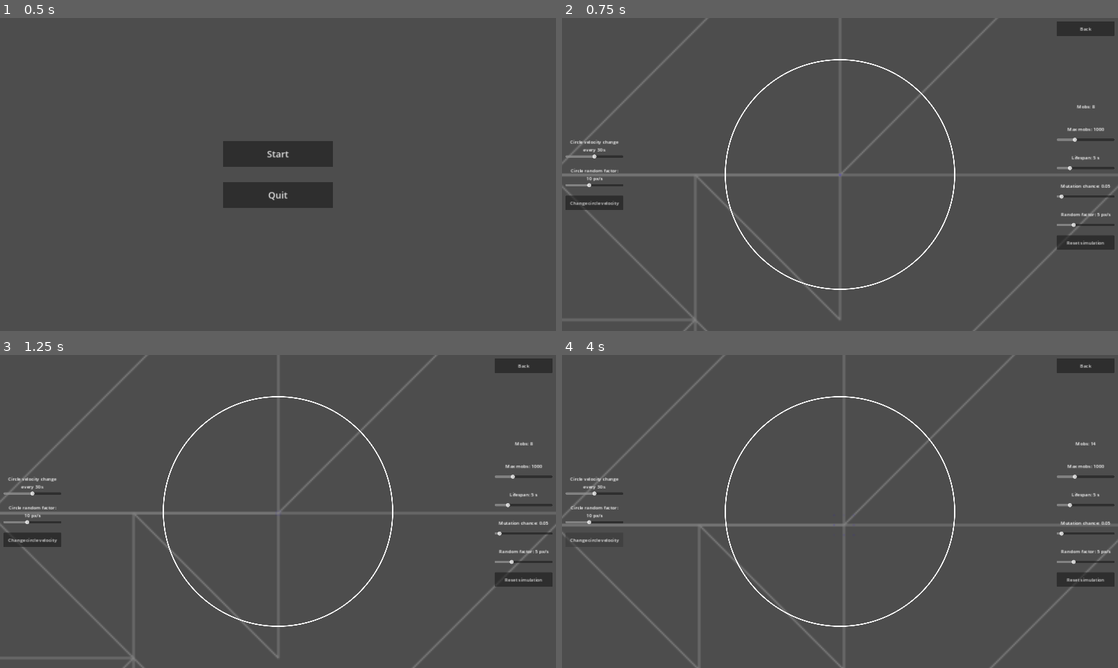
Above: before the commit, frames 1-4 (two rows, left to right).
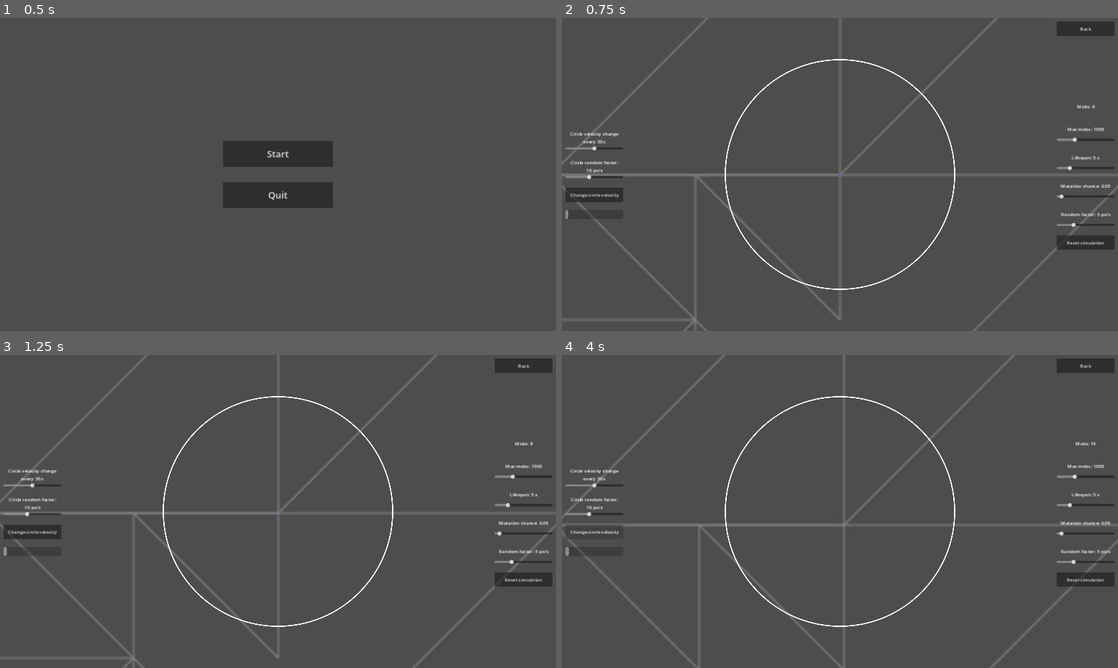
Above: after the commit, the same moments.

Repository: 11ALX11/Natural-selection-demo
Game: Godot game, scene res://scenes/main_scene_node.tscn
Same seed, same stepped clock (60 frames per second), same inputs: the game is played once before the commit and once after it.
Inputs:
- Up to frame 1 (0.5 s): no input
- Up to frame 2 (0.75 s): click "Start" at 0.5 s
- Up to frame 3 (1.25 s): no input
- Up to frame 4 (4 s): click "Change circle velocity" at 1.25 s; click "Change circle velocity" at 2 s; click "Change circle velocity" at 2.75 s

Frame 1 is identical in both runs. In frame 2, 1.1% of the frame differs, in the area x 0-11%, y 36-65%; in frame 3, 1.1%; in frame 4, 0.8%.

Commit message:
working on progress bar

Diff:
--- a/scenes/in_world_ui/in_world_ui.gd
+++ b/scenes/in_world_ui/in_world_ui.gd
@@ -12,6 +12,19 @@
 
 signal circle_velocity_time_change(value: int)
 signal circle_random_factor(value: int)
+
+
+var seconds: float = 0
+var circle_velocity_change_time = 30
+
+
+func _process(delta):
+	if seconds == 0:
+		$LeftControlGroup/MarginContainer4/CircleProgressBar.max_value = circle_velocity_change_time
+
+	if seconds <= circle_velocity_change_time:
+		seconds += delta
+		$LeftControlGroup/MarginContainer4/CircleProgressBar.value = seconds
 
 
 func _on_return_to_menu_button_pressed():
--- a/scenes/in_world_ui/in_world_ui.tscn
+++ b/scenes/in_world_ui/in_world_ui.tscn
@@ -123,6 +123,20 @@
 layout_mode = 2
 focus_mode = 0
 text = "Change circle velocity"
+
+[node name="MarginContainer4" type="MarginContainer" parent="LeftControlGroup"]
+layout_mode = 2
+theme_override_constants/margin_left = 12
+theme_override_constants/margin_top = 12
+theme_override_constants/margin_right = 12
+theme_override_constants/margin_bottom = 12
+
+[node name="CircleProgressBar" type="ProgressBar" parent="LeftControlGroup/MarginContainer4"]
+custom_minimum_size = Vector2(0, 30)
+layout_mode = 2
+max_value = 30.0
+step = 0.1
+show_percentage = false
 
 [node name="RightControlGroup" type="VBoxContainer" parent="."]
 layout_mode = 1
--- a/scenes/main_scene_node.gd
+++ b/scenes/main_scene_node.gd
@@ -15,7 +15,7 @@
 func _ready():
 	$HUD/StartMenu.grab_focus()
 
-	# export vals
+	# Export values
 	$HUD/InWorldUI/RightControlGroup/MarginContainer2/MaxMobsGroup/MaxMobs.text = "Max mobs: " + str(max_mobs)
 	$HUD/InWorldUI/RightControlGroup/MarginContainer2/MaxMobsGroup/HSlider.value = max_mobs
 
@@ -31,6 +31,8 @@
 	$HUD/InWorldUI/LeftControlGroup/MarginContainer/CircleVelocityTimeChangeGroup/CircleVelocityTimeChange.text = "Circle velocity change\nevery " + str(circle_velocity_change_time) + " s"
 	$HUD/InWorldUI/LeftControlGroup/MarginContainer/CircleVelocityTimeChangeGroup/HSlider.value = circle_velocity_change_time
 	$World.circle_velocity_change_time = circle_velocity_change_time
+	$HUD/InWorldUI.circle_velocity_change_time = circle_velocity_change_time
+	$HUD/InWorldUI/LeftControlGroup/MarginContainer4/CircleProgressBar.max_value = circle_velocity_change_time
 
 	$HUD/InWorldUI/LeftControlGroup/MarginContainer2/CircleRandomFactorGroup/CircleRandomFactor.text = "Circle random factor:\n" + str(circle_random_factor) + " px/s"
 	$HUD/InWorldUI/LeftControlGroup/MarginContainer2/CircleRandomFactorGroup/HSlider.value = circle_random_factor
@@ -137,4 +139,11 @@
 
 func _on_in_world_ui_circle_change():
 	$World.change_circle_velocity()
+	# Reset timer and circle progress bar
 	$World/LifeZone/Timer.start(circle_velocity_change_time)
+	reset_circle_progress_bar()
+
+
+func reset_circle_progress_bar():
+	$HUD/InWorldUI.circle_velocity_change_time = circle_velocity_change_time
+	$HUD/InWorldUI.seconds = 0
--- a/scenes/main_scene_node.tscn
+++ b/scenes/main_scene_node.tscn
@@ -22,6 +22,7 @@
 [node name="InWorldUI" parent="HUD" instance=ExtResource("5_gj885")]
 visible = false
 
+[connection signal="circle_velocity_changed" from="World" to="." method="reset_circle_progress_bar"]
 [connection signal="life_zone_exit" from="World" to="." method="_on_world_life_zone_exit"]
 [connection signal="quit" from="HUD/StartMenu" to="." method="_on_start_menu_quit"]
 [connection signal="start" from="HUD/StartMenu" to="." method="_on_start_menu_start"]
--- a/scenes/world/world.gd
+++ b/scenes/world/world.gd
@@ -2,6 +2,7 @@
 
 
 signal life_zone_exit(body)
+signal circle_velocity_changed
 
 
 var circle_velocity_change_time: int = 30 # In seconds
@@ -47,3 +48,4 @@
 func _on_life_zone_timer_timeout():
 	change_circle_velocity()
 	$LifeZone/Timer.start(circle_velocity_change_time) # start if changed time
+	circle_velocity_changed.emit()
